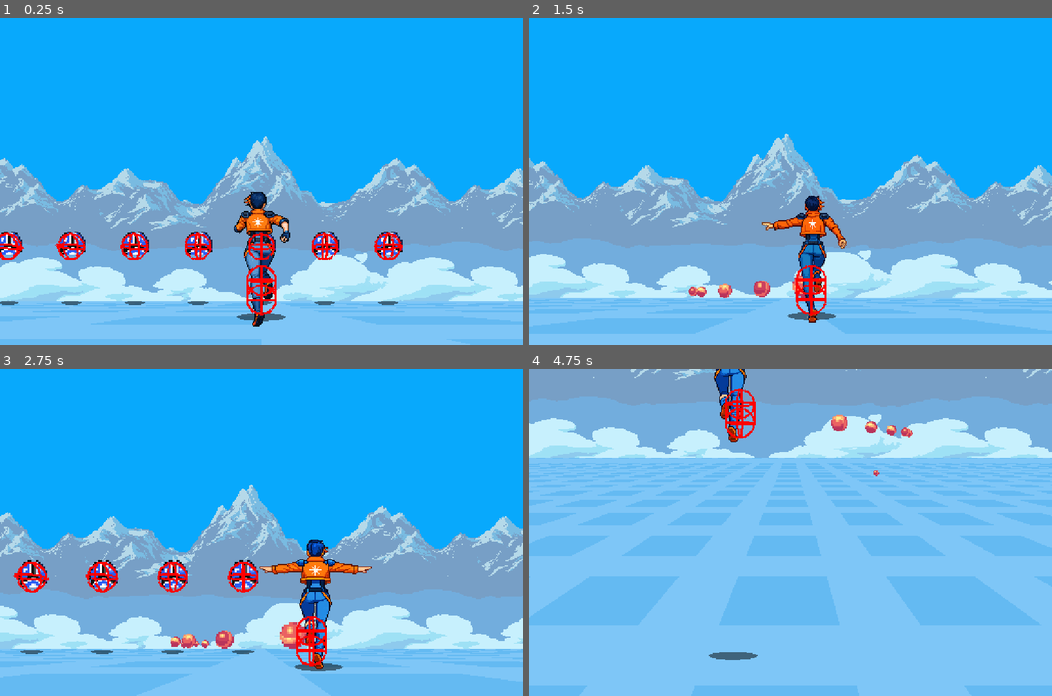
Above: before the commit, frames 1-4 (two rows, left to right).
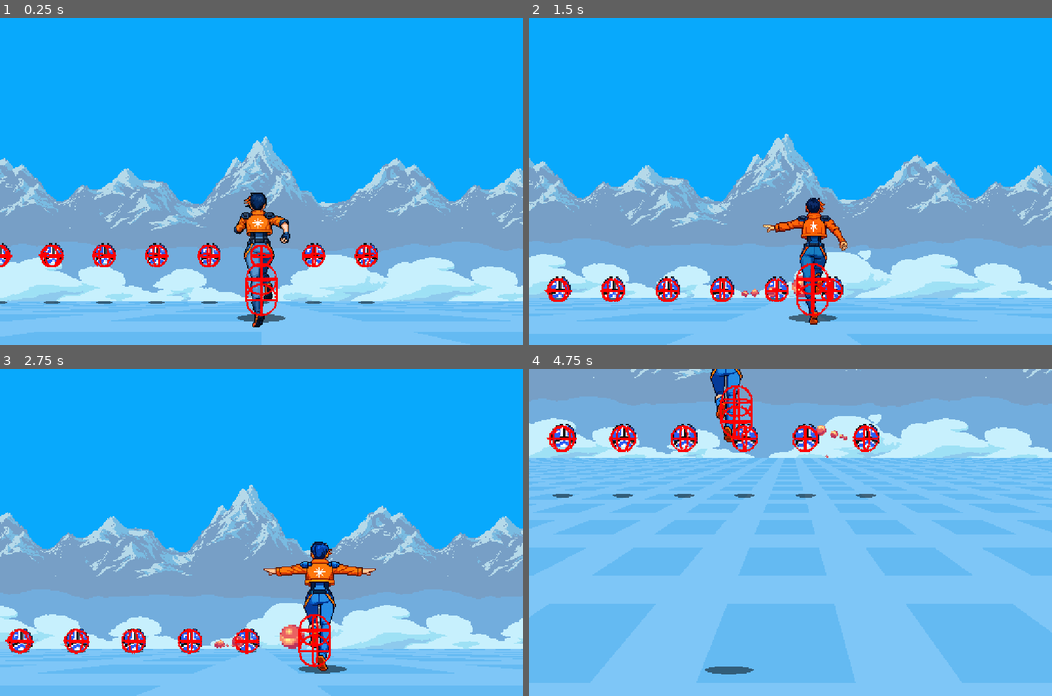
Above: after the commit, the same moments.

Repository: pl7y/starlance
Game: Godot game, scene res://scenes/gameplay_screen.tscn
The game is run twice, just before and just after one commit, with the same random seed, the same clock (stepped at 60 frames per second) and the same inputs.
Inputs:
- Up to frame 1 (0.25 s): no input
- Up to frame 2 (1.5 s): hold Right (move_right) 0.53-1.28 s; hold Space (fire) 0.53-1.28 s; hold Down (move_down) from 1.28 s (still down); tap Space (fire) at 1.35 s
- Up to frame 3 (2.75 s): release Down (move_down) at 2.03 s; hold Right (move_right) from 2.03 s (still down); hold Space (fire) from 2.03 s (still down)
- Up to frame 4 (4.75 s): release Right (move_right) at 2.78 s; release Space (fire) at 2.78 s; hold Up (move_up) 2.78-3.53 s; tap Space (fire) at 2.85, 4.35 s; hold Space (fire) 3.53-4.28 s; hold Left (move_left) from 3.53 s (still down)

The runs differ from the first frame. In frame 1, 7.5% of the frame differs, in the area x 0-100%, y 53-99%; in frame 2, 11%; in frame 3, 11%; in frame 4, 38%, in the area x 0-100%, y 0-100%.

Commit message:
Death beahviour

Diff:
--- a/resources/encounters/pool/demo_pool.tres
+++ b/resources/encounters/pool/demo_pool.tres
@@ -36,7 +36,6 @@
 [sub_resource type="Resource" id="Resource_1hkfs"]
 script = ExtResource("5_st3bq")
 speed_z = 80.0
-z_lock = null
 
 [sub_resource type="Resource" id="Resource_6272t"]
 script = ExtResource("6_efpec")
@@ -77,7 +76,6 @@
 speed_z = 60.0
 amplitude = Vector2(50, 20)
 frequency = 0.8
-z_lock = null
 
 [sub_resource type="Resource" id="Resource_p8cuc"]
 script = ExtResource("6_efpec")
@@ -115,7 +113,6 @@
 [sub_resource type="Resource" id="Resource_xmr57"]
 script = ExtResource("5_st3bq")
 speed_z = 120.0
-z_lock = null
 
 [sub_resource type="Resource" id="Resource_mb04t"]
 script = ExtResource("7_hjvpi")
@@ -164,7 +161,6 @@
 script = ExtResource("10_kd844")
 speed_z = 90.0
 amplitude = Vector2(60, 30)
-z_lock = null
 
 [sub_resource type="Resource" id="Resource_tgqjv"]
 script = ExtResource("7_hjvpi")
@@ -200,7 +196,6 @@
 [sub_resource type="Resource" id="Resource_ijma2"]
 script = ExtResource("14_3smra")
 speed_z = 70.0
-z_lock = null
 
 [sub_resource type="Resource" id="Resource_fqthm"]
 script = ExtResource("6_efpec")
@@ -238,7 +233,6 @@
 speed_z = 80.0
 amplitude = Vector2(60, 40)
 frequency = 0.6
-z_lock = null
 
 [sub_resource type="Resource" id="Resource_s12wb"]
 script = ExtResource("7_hjvpi")
@@ -286,7 +280,6 @@
 rush_turn = 5.0
 orbit_radius = 8.0
 orbit_speed = 2.0
-z_lock = null
 
 [sub_resource type="Resource" id="Resource_3gbug"]
 script = ExtResource("7_hjvpi")
@@ -305,7 +298,6 @@
 rush_turn = 6.0
 orbit_radius = 5.0
 orbit_speed = 2.5
-z_lock = null
 
 [sub_resource type="Resource" id="Resource_nte4i"]
 script = ExtResource("7_hjvpi")
@@ -340,7 +332,6 @@
 [sub_resource type="Resource" id="Resource_5o1ev"]
 script = ExtResource("19_d3xw4")
 custom_logic = SubResource("Resource_p4gwi")
-z_lock = null
 
 [sub_resource type="Resource" id="Resource_q1apa"]
 script = ExtResource("7_hjvpi")
@@ -374,7 +365,6 @@
 [sub_resource type="Resource" id="Resource_pfxay"]
 script = ExtResource("19_d3xw4")
 custom_logic = SubResource("Resource_ubkxk")
-z_lock = null
 
 [sub_resource type="Resource" id="Resource_h2ww6"]
 script = ExtResource("7_hjvpi")
@@ -410,7 +400,6 @@
 [sub_resource type="Resource" id="Resource_25qfc"]
 script = ExtResource("19_d3xw4")
 custom_logic = SubResource("Resource_in84f")
-z_lock = null
 
 [sub_resource type="Resource" id="Resource_nltvt"]
 script = ExtResource("7_hjvpi")
@@ -443,7 +432,6 @@
 [sub_resource type="Resource" id="Resource_1k10m"]
 script = ExtResource("19_d3xw4")
 custom_logic = SubResource("Resource_a4fws")
-z_lock = null
 
 [sub_resource type="Resource" id="Resource_ox6xm"]
 script = ExtResource("7_hjvpi")
@@ -479,7 +467,6 @@
 [sub_resource type="Resource" id="Resource_0ssqv"]
 script = ExtResource("19_d3xw4")
 custom_logic = SubResource("Resource_6w48s")
-z_lock = null
 
 [sub_resource type="Resource" id="Resource_v8o5m"]
 script = ExtResource("7_hjvpi")
@@ -512,7 +499,6 @@
 [sub_resource type="Resource" id="Resource_13eb3"]
 script = ExtResource("19_d3xw4")
 custom_logic = SubResource("Resource_pvmsg")
-z_lock = null
 
 [sub_resource type="Resource" id="Resource_462aa"]
 script = ExtResource("7_hjvpi")
@@ -542,7 +528,6 @@
 [sub_resource type="Resource" id="Resource_8t6ik"]
 script = ExtResource("25_7i0fu")
 speed_z = 30.0
-z_lock = null
 
 [sub_resource type="Resource" id="Resource_jf1kt"]
 script = ExtResource("7_hjvpi")
--- a/resources/encounters/templates/demo_template.tres
+++ b/resources/encounters/templates/demo_template.tres
@@ -125,7 +125,6 @@
 [sub_resource type="Resource" id="Resource_1hkfs"]
 script = ExtResource("12_lkxyf")
 speed_z = 80.0
-z_lock = null
 
 [sub_resource type="Resource" id="Resource_p8cuc"]
 script = ExtResource("8_ktaco")
@@ -156,7 +155,6 @@
 script = ExtResource("14_o6im8")
 speed_z = 90.0
 amplitude = Vector2(60, 30)
-z_lock = null
 
 [sub_resource type="Resource" id="Resource_fqthm"]
 script = ExtResource("8_ktaco")
--- /dev/null
+++ b/scenes/death_behaviours/ascend_behavior.gd
@@ -0,0 +1,20 @@
+@tool
+extends DeathBehaviour
+class_name AscendBehavior
+
+@export var duration: float = 0.35
+@export var rise_distance: float = 24.0
+@export var backward_drift: float = 10.0
+
+func execute(creature: Enemy) -> void:
+	var end_pos: Vector3 = creature.world_pos
+	end_pos.y += rise_distance
+	end_pos.z -= backward_drift
+
+	var tween := creature.create_tween()
+	tween.set_parallel(true)
+	tween.tween_property(creature, "world_pos", end_pos, duration).set_trans(Tween.TRANS_CUBIC).set_ease(Tween.EASE_IN)
+	tween.tween_property(creature, "modulate:a", 0.0, duration)
+	tween.finished.connect(func() -> void:
+		creature.queue_free()
+	)
--- /dev/null
+++ b/scenes/death_behaviours/death_behaviour.gd
@@ -0,0 +1,9 @@
+## Base class for death behavior resources.
+##
+## Assign a concrete subclass to creatures to define what happens on death.
+@tool
+extends Resource
+class_name DeathBehaviour
+
+func execute(_creature: Enemy) -> void:
+	push_error("DeathBehaviour.execute() must be overridden in subclass")
--- /dev/null
+++ b/scenes/death_behaviours/disappear_behaviour.gd
@@ -0,0 +1,6 @@
+@tool
+extends DeathBehaviour
+class_name DisappearBehaviour
+
+func execute(creature: Enemy) -> void:
+	creature.queue_free()
--- /dev/null
+++ b/scenes/death_behaviours/explosion_death_behaviour.gd
@@ -0,0 +1,13 @@
+@tool
+extends DeathBehaviour
+class_name ExplosionDeathBehaviour
+
+@export var explosion_scene: PackedScene
+
+func execute(creature: Enemy) -> void:
+  var explosion: WorldObject = explosion_scene.instantiate()
+  explosion.world_pos = creature.world_pos
+  if creature.get_parent() != null:
+    creature.get_parent().add_child(explosion)
+
+  creature.queue_free()
--- /dev/null
+++ b/scenes/death_behaviours/fall_behaviour.gd
@@ -0,0 +1,27 @@
+@tool
+extends DeathBehaviour
+class_name FallBehaviour
+
+@export var duration: float = 0.35
+@export var drop_distance: float = 20.0
+@export var forward_drift: float = 8.0
+
+@export var explosion_scene: PackedScene
+
+func execute(creature: Enemy) -> void:
+  var end_pos: Vector3 = creature.world_pos
+  end_pos.y = 0
+  end_pos.z += forward_drift
+
+  var tween := creature.create_tween()
+  tween.set_parallel(true)
+  tween.tween_property(creature, "world_pos", end_pos, duration).set_trans(Tween.TRANS_QUAD).set_ease(Tween.EASE_IN)
+  tween.finished.connect((func(c: Enemy) -> void:
+    if explosion_scene:
+      var explosion: WorldObject = explosion_scene.instantiate()
+      explosion.world_pos = c.world_pos
+      if c.get_parent() != null:
+        c.get_parent().add_child(explosion)
+
+    creature.queue_free()
+  ).bind(creature))
--- a/scenes/enemy.gd
+++ b/scenes/enemy.gd
@@ -19,6 +19,8 @@
 @export var fire_max_z: float = 95.0
 @export var bullet_speed: float = 90.0
 @export var aim_lead_y: float = 0.0
+@export var death_behaviour: DeathBehaviour
+
 
 ## Movement strategy (set by EnemySpawner at spawn time).
 var movement_strategy: MovementStrategy = null:
@@ -36,11 +38,14 @@
 @onready var _label = %Label as Label
 
 var _fire_t: float = 0.0
+var _is_dead: bool = false
+var _death_behaviour: DeathBehaviour = null
 
 func _ready() -> void:
   super._ready()
   add_to_group("enemies")
   _fire_t = randf_range(0.0, fire_interval)
+  _death_behaviour = death_behaviour
 
   # Initialize movement strategy if set
   if movement_strategy != null:
@@ -72,7 +77,8 @@
   bullet_speed = p_bullet_speed
 
 func _process(delta: float) -> void:
-  _update_movement(delta)
+  if not _is_dead:
+    _update_movement(delta)
 
   # Set label text to world_pos, rounded to first digit
   _label.text = "Pos: (%.1f, %.1f, %.1f)" % [world_pos.x, world_pos.y, world_pos.z]
@@ -80,8 +86,9 @@
   # Project + place sprite
   super._process(delta)
 
-  # Shooting (unchanged, but uses current world_pos)
-  _try_shoot(delta)
+  if not _is_dead:
+    # Shooting (unchanged, but uses current world_pos)
+    _try_shoot(delta)
 
 func _update_movement(delta: float) -> void:
   if rig == null:
@@ -124,18 +131,20 @@
   b.vel = dir * bullet_speed
 
 func take_hit(dmg: int) -> void:
+  if _is_dead:
+    return
+
   _flash_white()
-
-  var explosion: Explosion = explosion_scene.instantiate()
-  explosion.world_pos = world_pos
 
   hp -= dmg
 
   if hp <= 0:
-    get_parent().add_child(explosion)
-    queue_free()
-  else:
-    add_child(explosion)
+    _die()
+
+func _die() -> void:
+  _is_dead = true
+  if _death_behaviour:
+    _death_behaviour.execute(self )
 
 func _flash_white() -> void:
   # Flash white on hit
@@ -145,6 +154,9 @@
 
 
 func _on_hurt_box_area_entered(_area: Area3D) -> void:
+  if _is_dead:
+    return
+
   var player = _area.get_parent() as Player
   if player:
     return
--- a/scenes/enemy.tscn
+++ b/scenes/enemy.tscn
@@ -4,8 +4,14 @@
 [ext_resource type="PackedScene" uid="uid://br8xdfa088ssa" path="res://scenes/enemy_bullet.tscn" id="2_4ra3w"]
 [ext_resource type="Texture2D" uid="uid://cupq3ytok6bx6" path="res://assets/placeholders/enemy.png" id="2_md0e3"]
 [ext_resource type="PackedScene" uid="uid://ljkd8f8efq38" path="res://scenes/explosion.tscn" id="3_5uy6h"]
+[ext_resource type="Script" uid="uid://p7i7dme8w4t4" path="res://scenes/death_behaviours/ascend_behavior.gd" id="3_nenq2"]
 [ext_resource type="Texture2D" uid="uid://cvgfki3bgh5gx" path="res://assets/placeholders/shadow.png" id="5_c4w8v"]
 [ext_resource type="PackedScene" uid="uid://cimdcjf2l38cy" path="res://scenes/pseudo_area_3d.tscn" id="6_xwavj"]
+
+[sub_resource type="Resource" id="Resource_md484"]
+script = ExtResource("3_nenq2")
+rise_distance = 100.0
+metadata/_custom_type_script = "uid://p7i7dme8w4t4"
 
 [sub_resource type="SphereShape3D" id="SphereShape3D_nenq2"]
 radius = 20.0
@@ -15,6 +21,7 @@
 hp = 2
 hit_radius_px = 10.0
 bullet_scene = ExtResource("2_4ra3w")
+death_behaviour = SubResource("Resource_md484")
 explosion_scene = ExtResource("3_5uy6h")
 max_scale = 16.0
 shadow_sprite = NodePath("Shadow")
--- a/scenes/gameplay_screen.tscn
+++ b/scenes/gameplay_screen.tscn
@@ -42,7 +42,6 @@
 bounce_duration = 1.0
 pause = 0.49
 direction = Vector3(0, 1, 0)
-z_lock = null
 
 [sub_resource type="Resource" id="Resource_6272t"]
 script = ExtResource("19_2o7gh")
@@ -98,7 +97,6 @@
 bounce_duration = 1.0
 pause = 0.49
 direction = Vector3(0, 1, 0)
-z_lock = null
 
 [sub_resource type="Resource" id="Resource_jwhdp"]
 script = ExtResource("19_2o7gh")
@@ -210,7 +208,6 @@
 player = NodePath("../../ObjectsLayer/Player")
 encounters_override = Array[ExtResource("15_qfdku")]([SubResource("Resource_hjvpi"), SubResource("Resource_ogfxa")])
 run_seed = 2
-rail_speed = 500.0
 modifiers = PackedStringArray()
 autostart = true
 stage_template = ExtResource("15_aagjl")
Not shown, added: scenes/death_behaviours/ascend_behavior.gd.uid
Not shown, added: scenes/death_behaviours/death_behaviour.gd.uid
Not shown, added: scenes/death_behaviours/disappear_behaviour.gd.uid
Not shown, added: scenes/death_behaviours/explosion_death_behaviour.gd.uid
Not shown, added: scenes/death_behaviours/fall_behaviour.gd.uid
